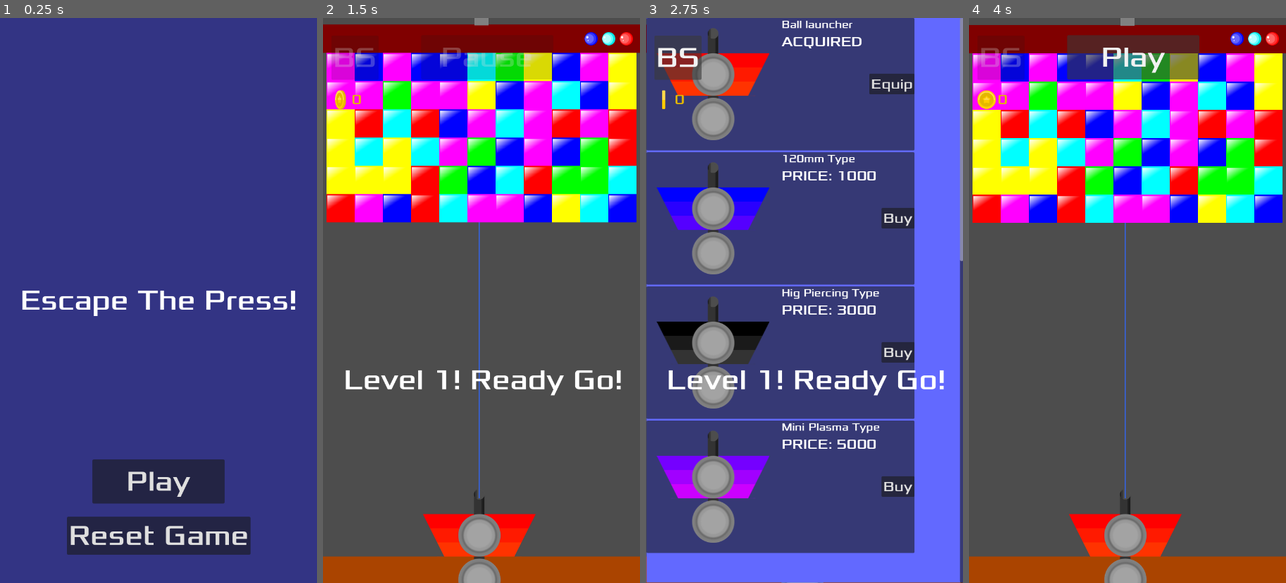
Above: before the commit, frames 1-4 (left to right).
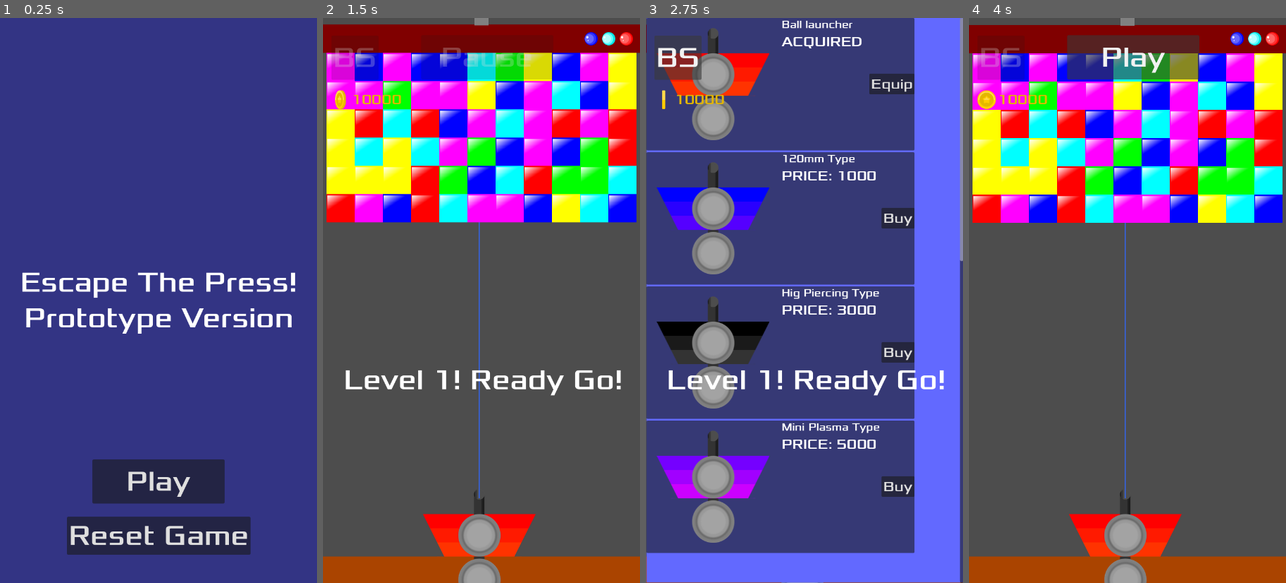
Above: after the commit, the same moments.

Repository: JamesElison/Escape_The_Press
Game: Godot game, scene res://core/scenes/set_elements/main_menu.tscn
Two runs of this game, one before a commit and one after it. Both use one fixed random seed, a clock stepped at 60 frames per second and the inputs below. Sound files missing from this copy of the repository are replaced by a short silence.
Inputs:
- Up to frame 1 (0.25 s): no input
- Up to frame 2 (1.5 s): click "Reset Game" at 0.5 s; click "Play" at 1.25 s
- Up to frame 3 (2.75 s): click "BS" at 2 s
- Up to frame 4 (4 s): click "Equip" at 2.75 s; click "Pause" at 3.5 s

The runs differ from the first frame. In frame 1, 3.3% of the frame differs, in the area x 6-94%, y 45-56%; in frame 2, 0.2%; in frame 3, 0.1%; in frame 4, 0.2%.

Commit message:
Versão 0.1.5: Melhorias na UI...

Diff:
--- a/core/scenes/set_elements/hud.tscn
+++ b/core/scenes/set_elements/hud.tscn
@@ -28,7 +28,8 @@
 grow_vertical = 2
 theme_override_fonts/font = ExtResource("1_w0588")
 theme_override_font_sizes/font_size = 64
-text = "Escape The Press!"
+text = "Escape The Press!
+Prototype Version"
 horizontal_alignment = 1
 vertical_alignment = 1
 
--- a/core/scripts/charger.gd
+++ b/core/scripts/charger.gd
@@ -13,7 +13,16 @@
 ]
 
 func _ready() -> void:
+	if not EventBus.launcher_changed.is_connected(_on_launcher_changed):
+		EventBus.launcher_changed.connect(_on_launcher_changed)
+
 	call_deferred("initialize_charger")
+
+func _on_launcher_changed(_launcher_id: String) -> void:
+	# Atualiza o sprite de todas as bolas ativas no carregador ao equipar outro lançador
+	for ball in balls:
+		if is_instance_valid(ball) and ball.has_method("set_color_ball"):
+			ball.set_color_ball(ball.color_ball)
 
 func initialize_charger() -> void:
 	for ball in balls:
--- a/core/scripts/color_ball_charger.gd
+++ b/core/scripts/color_ball_charger.gd
@@ -13,13 +13,44 @@
 
 @export var color_ball: int = 0: set = set_color_ball
 
+func _ready() -> void:
+	if not EventBus.launcher_changed.is_connected(_on_launcher_changed):
+		EventBus.launcher_changed.connect(_on_launcher_changed)
+
+	self.color_ball = get_random_valid_color_index()
+
+func _on_launcher_changed(_launcher_id: String) -> void:
+	# Força a atualização do sprite ao trocar de lançador na loja
+	set_color_ball(color_ball)
+
 func set_color_ball(val: int) -> void:
 	color_ball = val
-	if is_node_ready() and color_ball_sprite and val >= 0 and val < color_balls.size():
-		color_ball_sprite.texture = load(color_balls[val])
+	if is_node_ready() and color_ball_sprite and val >= 0:
+		var tex_path = get_display_texture_path(val)
+		if ResourceLoader.exists(tex_path):
+			color_ball_sprite.texture = load(tex_path)
 
-func _ready() -> void:
-	self.color_ball = get_random_valid_color_index()
+func get_display_texture_path(color_idx: int) -> String:
+	var color_names = ["red_display.png", "green_display.png", "blue_display.png", "cyan_display.png", "magenta_display.png", "yellow_display.png"]
+	var display_file = color_names[clamp(color_idx, 0, 5)]
+
+	var equipped = GameManager.equipped_launcher
+	var base_folder = ""
+
+	match equipped:
+		"120mm":
+			base_folder = "res://core/assets/sprites/set_objects/specific_projectiles/1_120mm_type/"
+		"piercing":
+			base_folder = "res://core/assets/sprites/set_objects/specific_projectiles/2_piercing_type/"
+		"mini_plasma":
+			base_folder = "res://core/assets/sprites/set_objects/specific_projectiles/3_mini_plasma_type/"
+		_:
+			# Caso padrão (se for 'Standart' ou padrão do jogo)
+			if color_idx < color_balls.size():
+				return color_balls[color_idx]
+			return ""
+
+	return base_folder + display_file
 
 func get_random_valid_color_index() -> int:
 	var all_blocks = get_tree().get_nodes_in_group("blocks")
--- a/core/scripts/singletons/game_manager.gd
+++ b/core/scripts/singletons/game_manager.gd
@@ -3,7 +3,7 @@
 # --- DADOS PERSISTENTES DO JOGO ---
 var current_level: int = 1
 var press_speed: float = 1.0
-var coins: int = 0
+var coins: int = 10000 # Valor padrão alterado para 10.000
 
 var unlocked_launchers: Array[String] = ["launcher_default"]
 var equipped_launcher: String = "launcher_default"
@@ -12,6 +12,9 @@
 
 func _ready() -> void:
 	load_game_data()
+	# Garante que, ao iniciar, caso queira forçar as 10.000 coins no teste atual:
+	# coins = 10000
+	# EventBus.coins_updated.emit(coins)
 
 # Detecta quando o jogador fecha a janela (PC) ou minimiza/fecha o app (Android)
 func _notification(what: int) -> void:
@@ -69,7 +72,7 @@
 				# Recalcula a velocidade da prensa com base no nível salvo
 				press_speed = 3.0 + ((current_level - 1) * 0.2)
 
-				coins = save_dict.get("coins", 0)
+				coins = save_dict.get("coins", 10000) # Fallback para 10.000 se não existir a chave
 
 				var raw_launchers = save_dict.get("unlocked_launchers", ["launcher_default"])
 				unlocked_launchers.clear()
@@ -86,10 +89,10 @@
 		if dir:
 			dir.remove("game_save.dat")
 
-	# 2. Reseta as variáveis em memória para o estado inicial
+	# 2. Reseta as variáveis em memória para o estado inicial (10.000 moedas)
 	current_level = 1
 	press_speed = 1.0
-	coins = 0
+	coins = 10000
 	unlocked_launchers = ["launcher_default"]
 	equipped_launcher = "launcher_default"
 
Binary file added: core/assets/sprites/set_objects/specific_projectiles/1_120mm_type/blue_display.png
Not shown, added: core/assets/sprites/set_objects/specific_projectiles/1_120mm_type/blue_display.png.import
Binary file added: core/assets/sprites/set_objects/specific_projectiles/1_120mm_type/cyan_display.png
Not shown, added: core/assets/sprites/set_objects/specific_projectiles/1_120mm_type/cyan_display.png.import
Binary file added: core/assets/sprites/set_objects/specific_projectiles/1_120mm_type/green_display.png
Not shown, added: core/assets/sprites/set_objects/specific_projectiles/1_120mm_type/green_display.png.import
Binary file added: core/assets/sprites/set_objects/specific_projectiles/1_120mm_type/magenta_display.png
Not shown, added: core/assets/sprites/set_objects/specific_projectiles/1_120mm_type/magenta_display.png.import
Binary file added: core/assets/sprites/set_objects/specific_projectiles/1_120mm_type/red_display.png
Not shown, added: core/assets/sprites/set_objects/specific_projectiles/1_120mm_type/red_display.png.import
Binary file added: core/assets/sprites/set_objects/specific_projectiles/1_120mm_type/yellow_display.png
Not shown, added: core/assets/sprites/set_objects/specific_projectiles/1_120mm_type/yellow_display.png.import
(and 24 more such lines)
